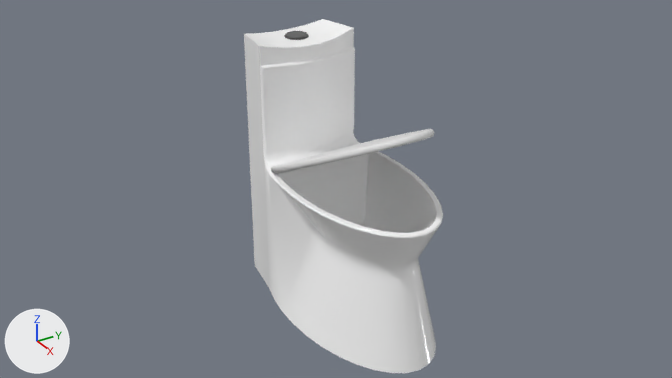
Renders of the Blender file Assets/Scenes/EyeForcz/Models/unknown-toilet/src/toilet1.blend from each side of a commit.
The view is the same before and after, from the file's camera 'Camera'. The lights are fixed; the arrows at lower left show +X, +Y and +Z.

In view in the first picture: 'toilet', 'toiletLITT'.
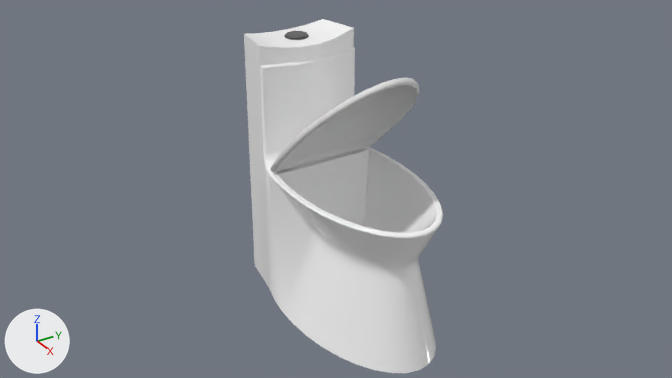
Patch to the scene script:
```diff
--- a/Assets/Scenes/EyeForcz/Models/unknown-toilet/src/toilet1.blend.py
+++ b/Assets/Scenes/EyeForcz/Models/unknown-toilet/src/toilet1.blend.py
@@ ob_toiletlitt @@
 ob_toiletlitt.location = (-0.75, -0.08, 2.33)
-ob_toiletlitt.rotation_euler = (0.0, -0.476, 0.0)  # degrees (0, -27, 0)
+ob_toiletlitt.rotation_euler = (0.0, -0.771, 0.0)  # degrees (0, -44, 0)
 ob_toiletlitt.scale = (1.0, 1.0, 0.588)
```

Pixel boxes (x1, y1, x2, y2) of what changed, in the pictures (672 x 378 px):
'toiletLITT', turned: before (271, 129, 434, 173); after (270, 78, 419, 172)
